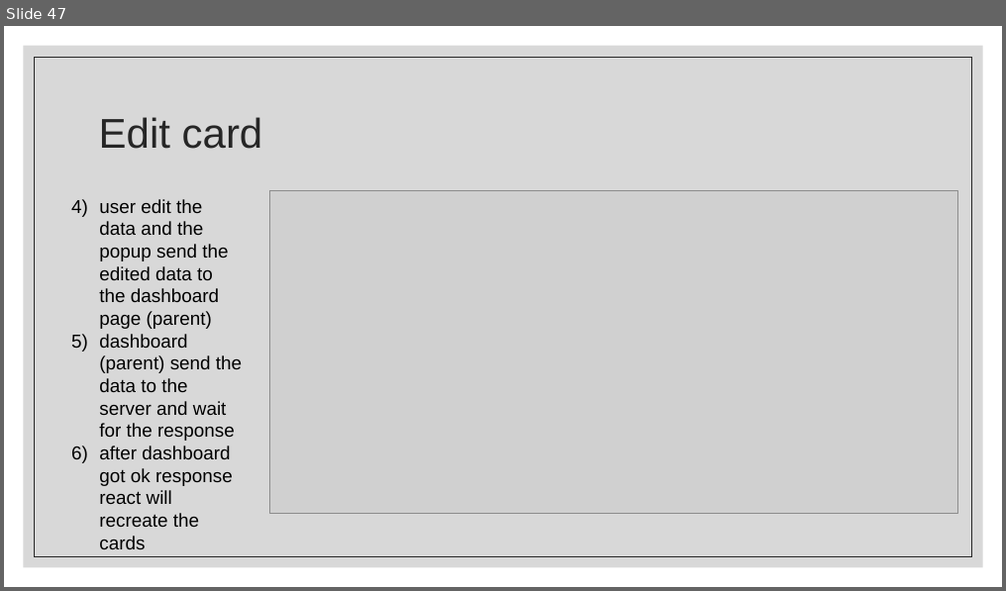
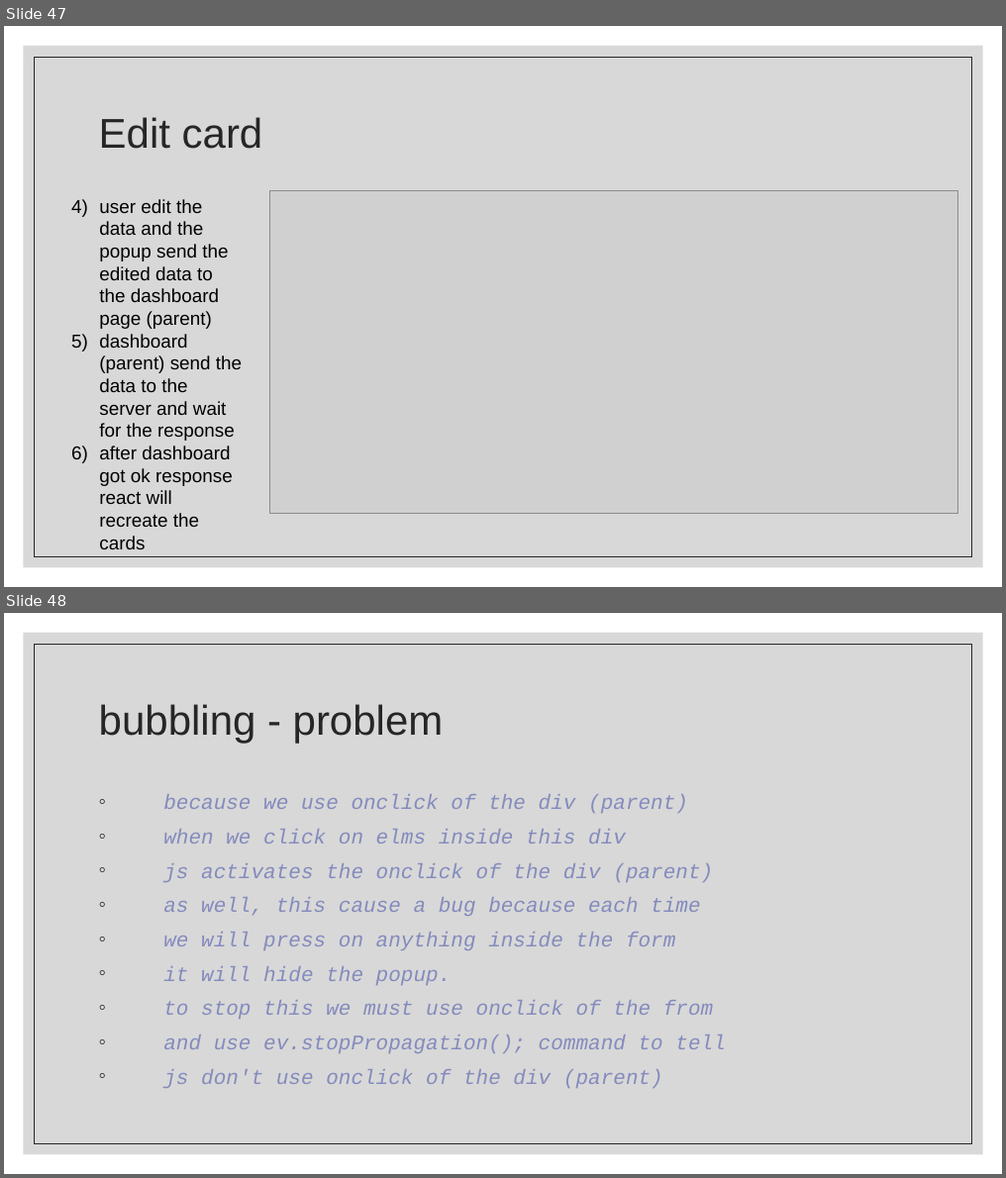
Before and after one commit to Rlss91/ht_W011121MR_morning_first-project, a slide deck: docs/React.pptx. Shown one above the other, each under a label of ours: slide 47 before the commit, slides 47 and 48 after it. The pictures are 1006x591 and 1006x1178 pixels, drawn with LibreOffice and Linux fonts; fonts in the diff are those of the drawing; grey boxes stand for pictures. Boxes give left, top, right and bottom in pixels: in the first picture for what was removed or moved away, otherwise in the second. Text is boxed around its words. In the diff, an @@ line names an element or a change of style, - is before the commit and + after.

```diff
--- a/docs/React.pptx
+++ b/docs/React.pptx
@@ slide 48 added at [4, 613, 1002, 1174], background #FFFFFF; not listed: 2 template elements that a slide beside it also shows @@
@@ title added at [99, 704, 444, 743], 40 pt, text #262626 @@
+bubbling - problem
@@ text added at [163, 794, 725, 1088], 20 pt, text #848BBD, italic @@
+◦ because we use onclick of the div (parent)
+◦ when we click on elms inside this div
+◦ js activates the onclick of the div (parent)
+◦ as well, this cause a bug because each time
+◦ we will press on anything inside the form
+◦ it will hide the popup.
+◦ to stop this we must use onclick of the from
+◦ and use ev.stopPropagation(); command to tell
+◦ js don't use onclick of the div (parent)
```
Also in this commit, not shown: 2 other files.
